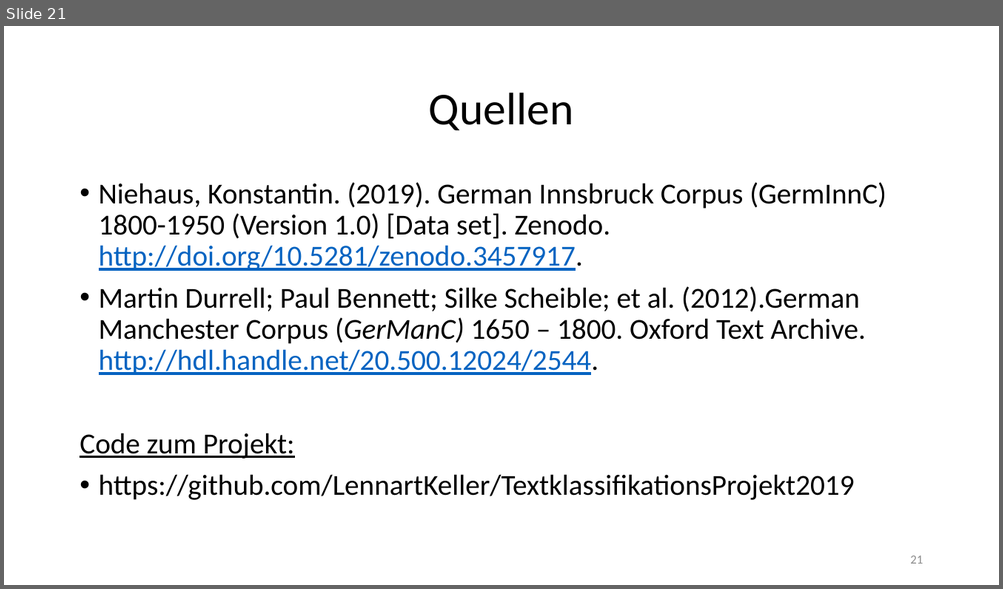
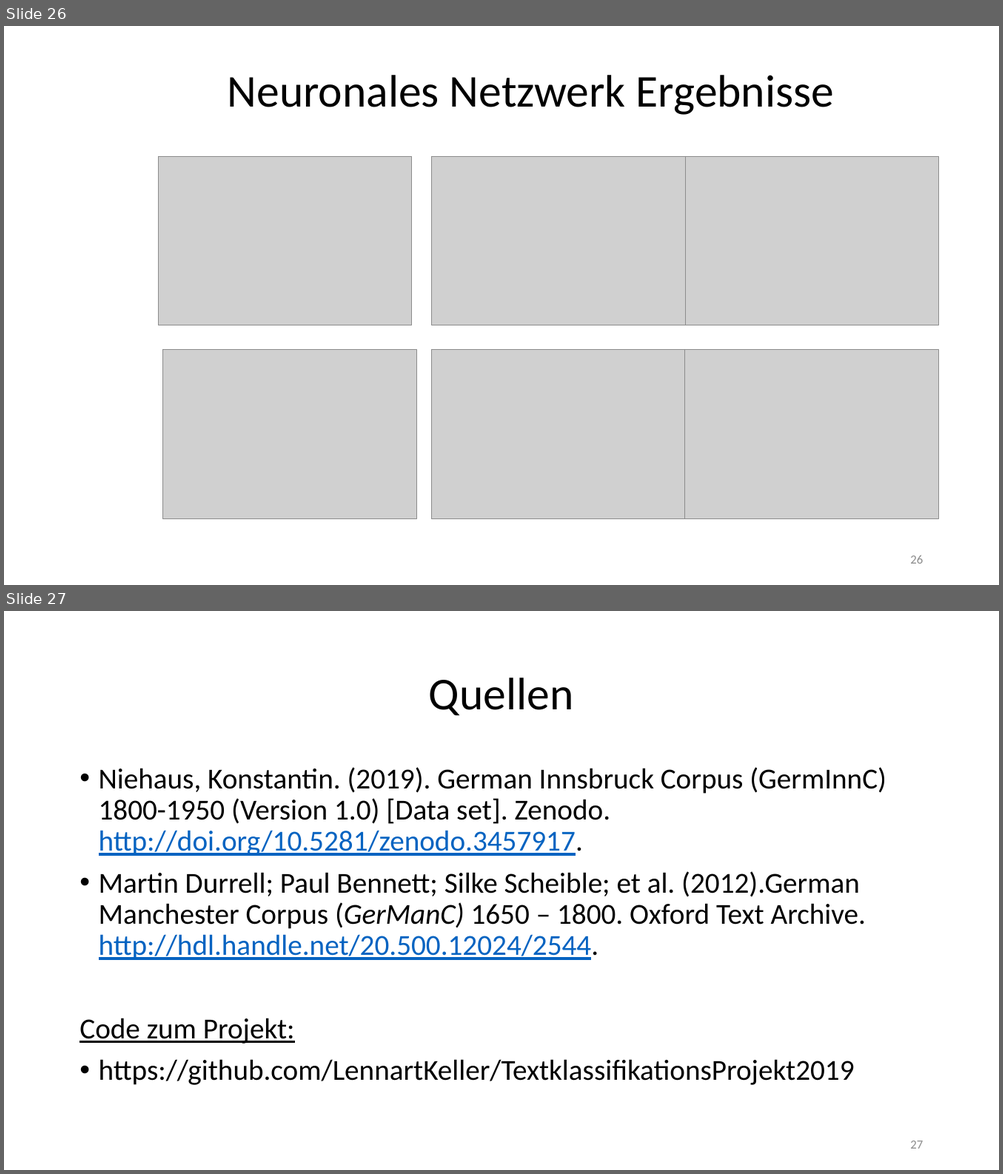
Before and after one commit to LennartKeller/TextklassifikationsProjekt2019, a slide deck: Projektgruppenpräsention.pptx. Shown one above the other, each under a label of ours: slide 21 before the commit, slides 26 and 27 after it. The pictures are 1003x589 and 1003x1174 pixels, drawn with LibreOffice and Linux fonts; fonts in the diff are those of the drawing; grey boxes stand for pictures. Boxes give left, top, right and bottom in pixels: in the first picture for what was removed or moved away, otherwise in the second. Text is boxed around its words. In the diff, an @@ line names an element or a change of style, - is before the commit and + after.

```diff
--- a/Projektgruppenpräsention.pptx
+++ b/Projektgruppenpräsention.pptx
@@ slide 26 added at (4, 26, 999, 585), background #FFFFFF @@
@@ title added at (227, 75, 834, 115), 44 pt, text #000000 @@
+Neuronales Netzwerk Ergebnisse
@@ picture added at (158, 156, 412, 326) @@
@@ picture added at (432, 156, 686, 326) @@
@@ picture added at (686, 156, 939, 326) @@
@@ picture added at (163, 350, 417, 519) @@
@@ picture added at (432, 350, 686, 519) @@
@@ picture added at (686, 350, 939, 519) @@
@@ page number added at (910, 556, 922, 564), 12 pt, text #8C8C8C @@
+26
@@ what was slide 21 is now slide 27 @@
@@ page number at (910, 1141, 922, 1149): text changed @@
-21
+27
```
Also in this commit, not shown: 3 slides changed, 5 other slides added.
